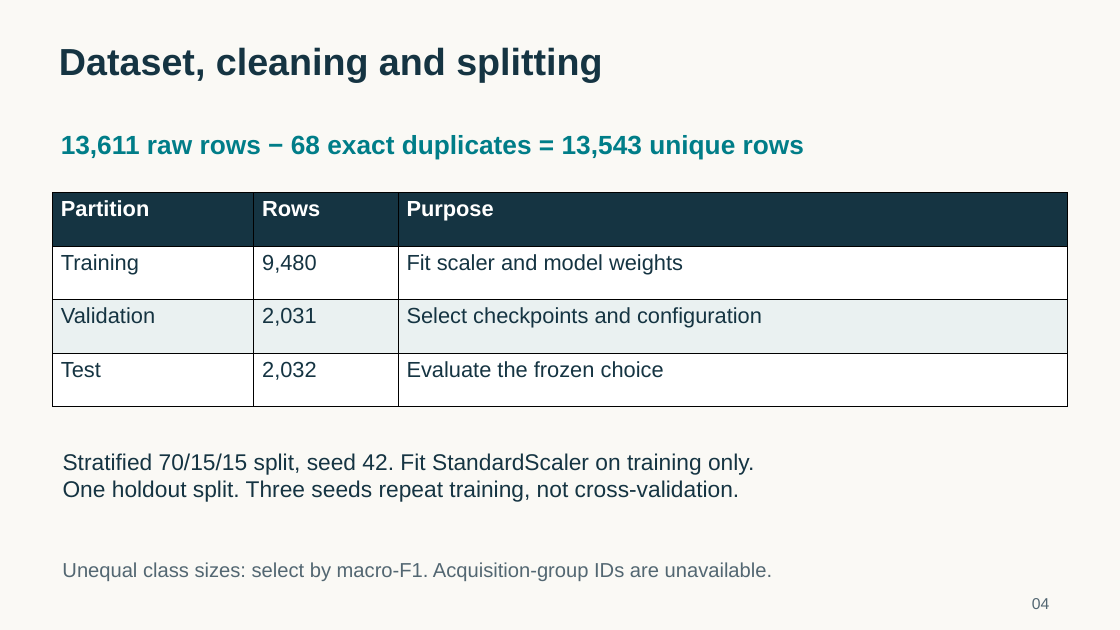
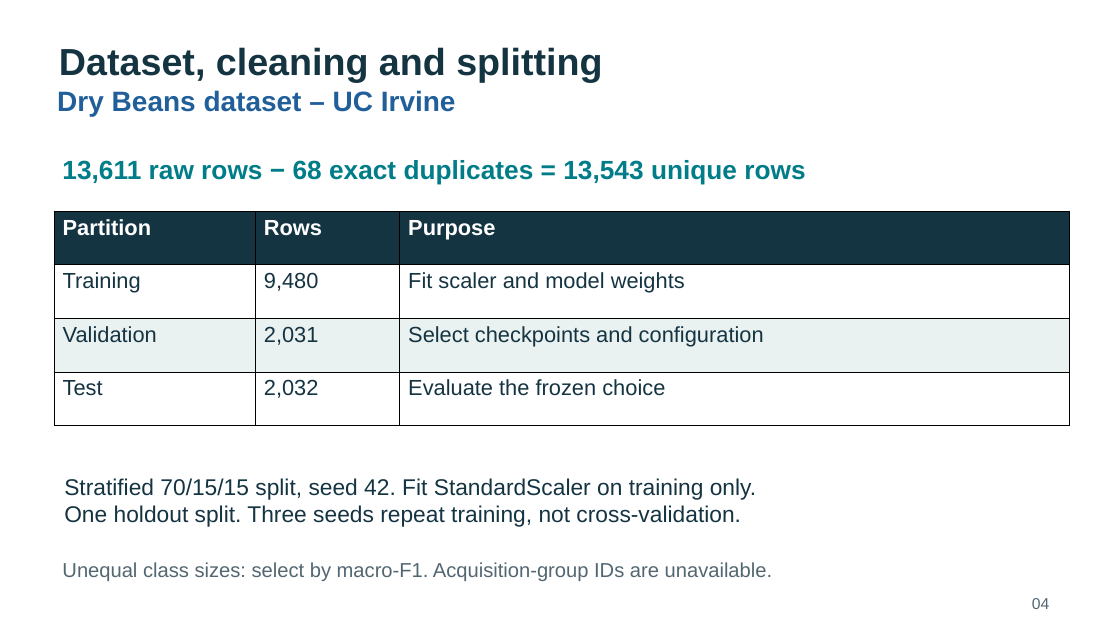
Before and after one commit to zidanarsyad/pmml-group-project-1, a slide deck: slide 4 of Dry_Bean_Presentation.pptx. Drawn at 1120x630 pixels with LibreOffice and Linux fonts; fonts in the diff are those of the drawing. Boxes give left, top, right and bottom in pixels: in the first picture for what was removed or moved away, otherwise in the second. Text is boxed around its words. In the diff, an @@ line names an element or a change of style, - is before the commit and + after.

```diff
--- a/Dry_Bean_Presentation.pptx
+++ b/Dry_Bean_Presentation.pptx
@@ background #FAF9F5 to #FFFFFF @@
@@ text added at bbox=[57, 90, 456, 116], 24 pt, text #215F9A, bold @@
+Dry Beans dataset – UC Irvine
@@ text "13,611 raw rows − 68 ...": place and size @@
-text "13,611 raw rows − 68 ..." at bbox=[61, 135, 804, 160]
+text "13,611 raw rows − 68 ..." at bbox=[62, 160, 805, 184]
@@ table: place and size @@
-table at bbox=[52, 192, 1068, 407]
+table at bbox=[55, 212, 1070, 426]
@@ text "Stratified 70/15/15 split, seed 42. ...": place and size @@
-text "Stratified 70/15/15 split, seed 42. ..." at bbox=[63, 453, 754, 502]
+text "Stratified 70/15/15 split, seed 42. ..." at bbox=[64, 478, 756, 527]
```
Also in this commit, not shown: 10 other slides changed, 2 slides added, 1 slide removed, 2 other files.
